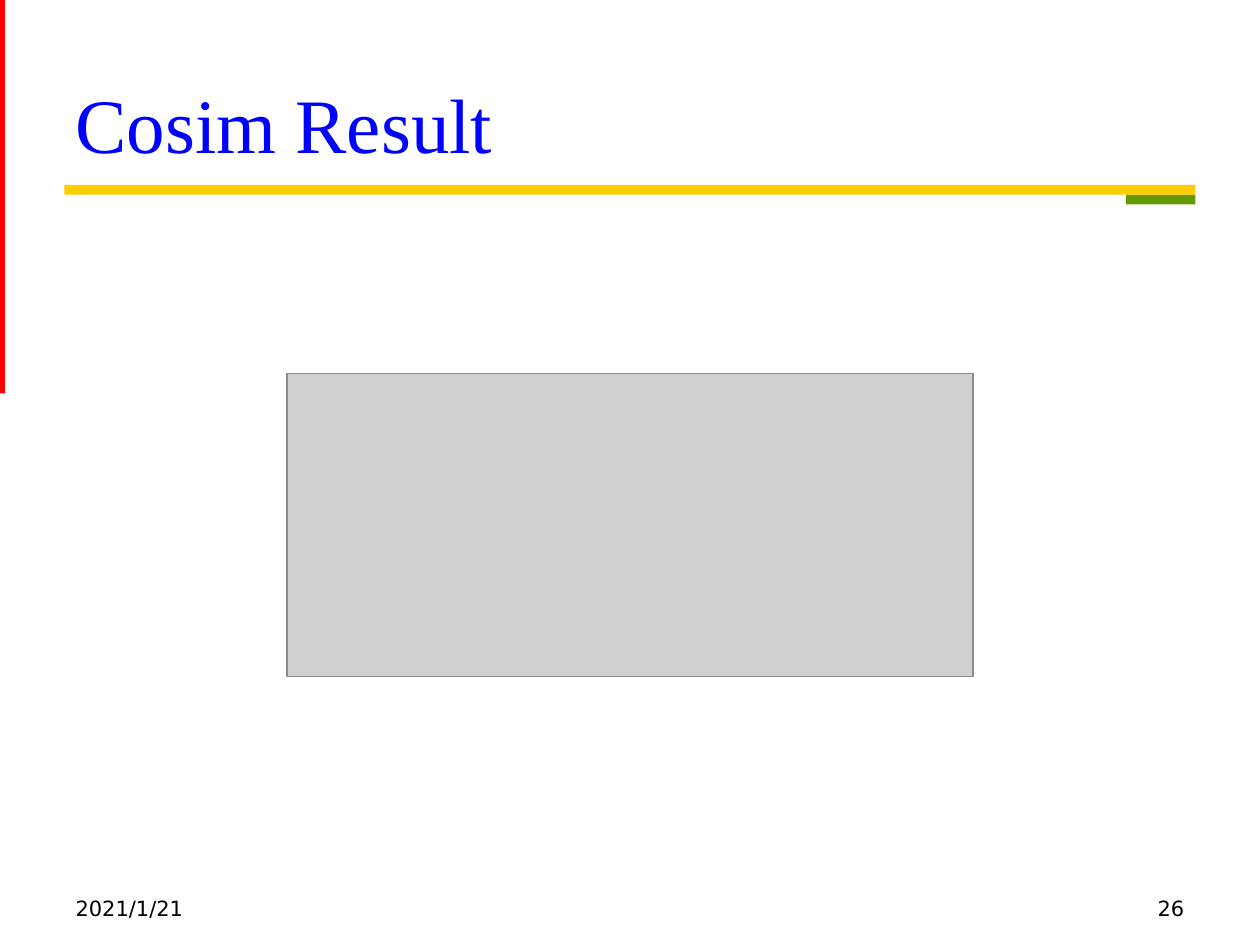
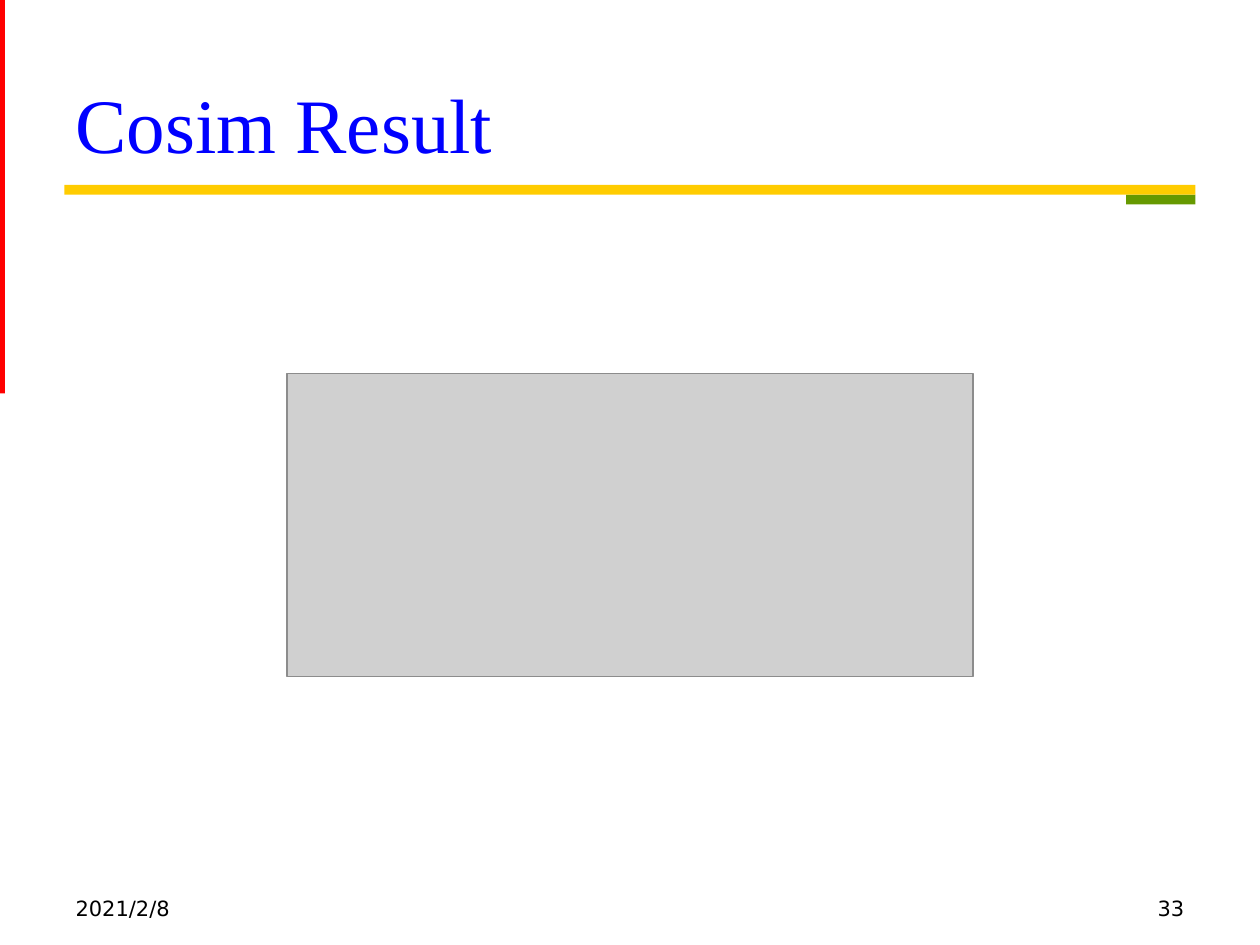
Before and after one commit to mediaic/MSoC-HLS, a slide deck: slide 33 of final-project/slides/Digital Annealer.pptx (slide 26 before the commit). Drawn at 1260x945 pixels with LibreOffice and Linux fonts; fonts in the diff are those of the drawing; grey boxes stand for pictures. Boxes give left, top, right and bottom in pixels: in the first picture for what was removed or moved away, otherwise in the second. Text is boxed around its words. In the diff, an @@ line names an element or a change of style, - is before the commit and + after.

```diff
--- a/final-project/slides/Digital Annealer.pptx
+++ b/final-project/slides/Digital Annealer.pptx
@@ text at [76,900,170,918]: text changed @@
-2021/1/21
+2021/2/8
@@ page number at [1158,900,1185,917]: text changed @@
-26
+33
```
Also in this commit, not shown: 22 other slides changed, 11 slides added, 4 slides removed, 18 other files.
